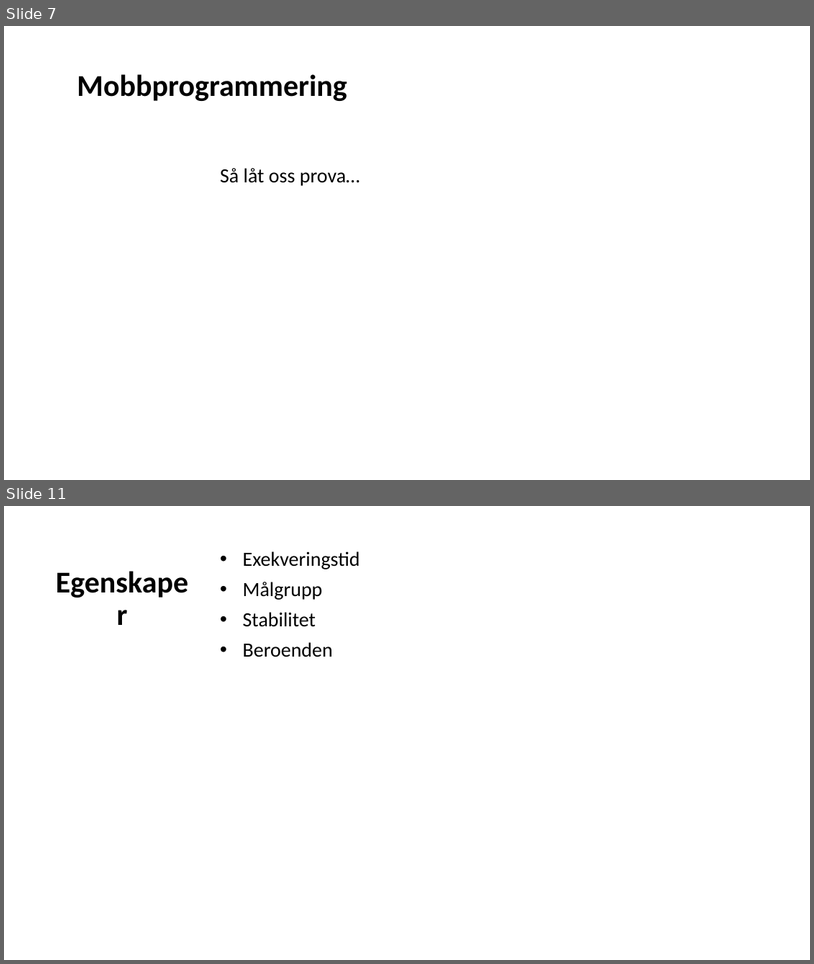
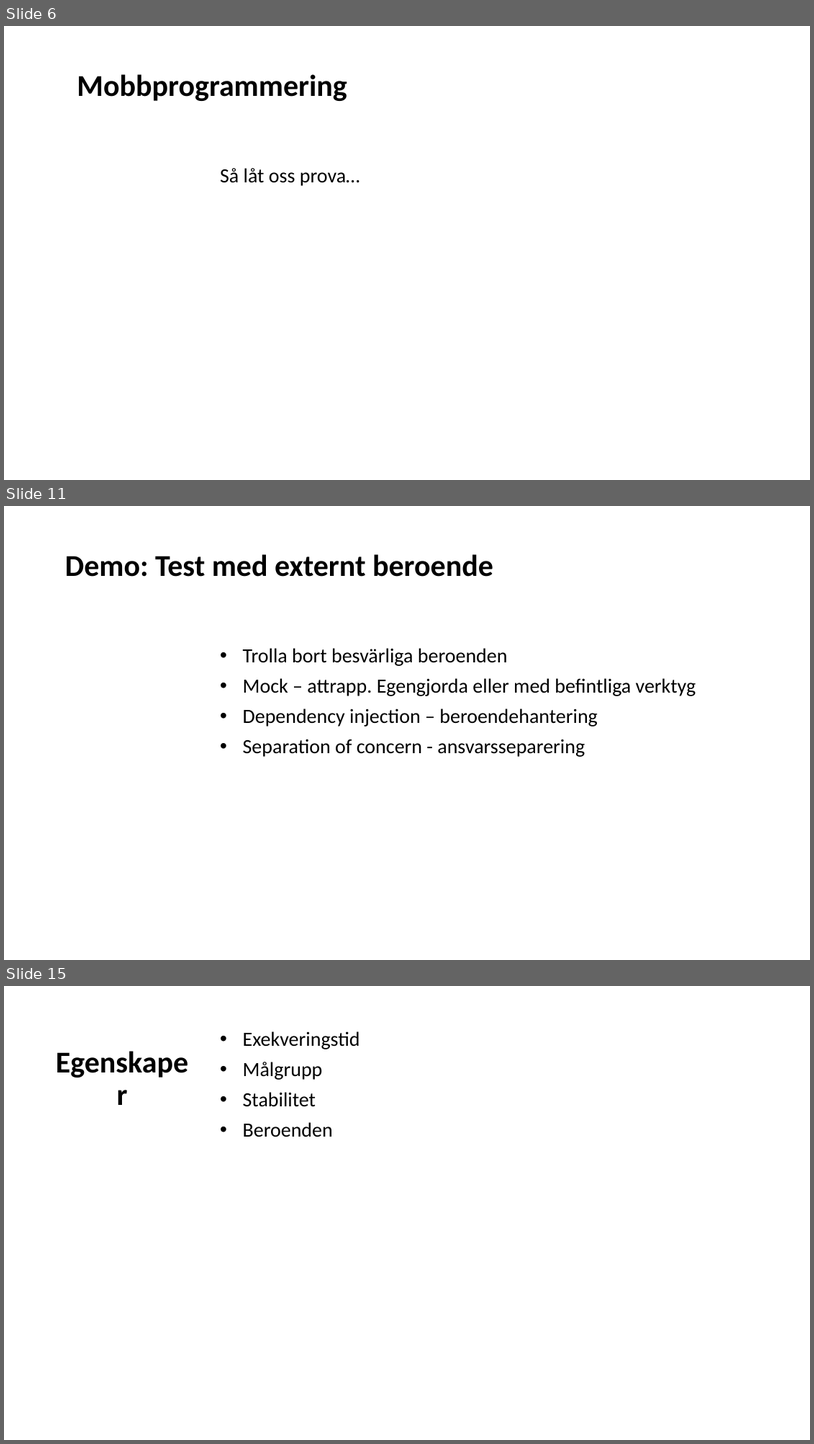
Before and after one commit to Omegapoint/tdd-lab, a slide deck: TDD-Presentation.pptx. Shown one above the other, each under a label of ours: slides 7 and 11 before the commit, slides 6, 11 and 15 after it; the slides between them are not shown. The pictures are 814x964 and 814x1444 pixels, drawn with LibreOffice and Linux fonts; fonts in the diff are those of the drawing. Boxes give left, top, right and bottom in pixels: in the first picture for what was removed or moved away, otherwise in the second. Text is boxed around its words. In the diff, an @@ line names an element or a change of style, - is before the commit and + after.

```diff
--- a/TDD-Presentation.pptx
+++ b/TDD-Presentation.pptx
@@ slide 11 added at <box>4,506,810,960</box>, background #FFFFFF @@
@@ title added at <box>65,554,494,577</box>, 36 pt, text #000000, bold @@
+Demo: Test med externt beroende
@@ subtitle added at <box>243,648,697,757</box>, 24 pt, text #000000 @@
+• Trolla bort besvärliga beroenden
+• Mock – attrapp. Egengjorda eller med befintliga verktyg
+• Dependency injection – beroendehantering
+• Separation of concern - ansvarsseparering
@@ what was slide 7 is now slide 6 @@
@@ what was slide 11 is now slide 15 @@
```
Also in this commit, not shown: 2 slides changed, 6 other slides added, 5 slides removed, 1 other file.
